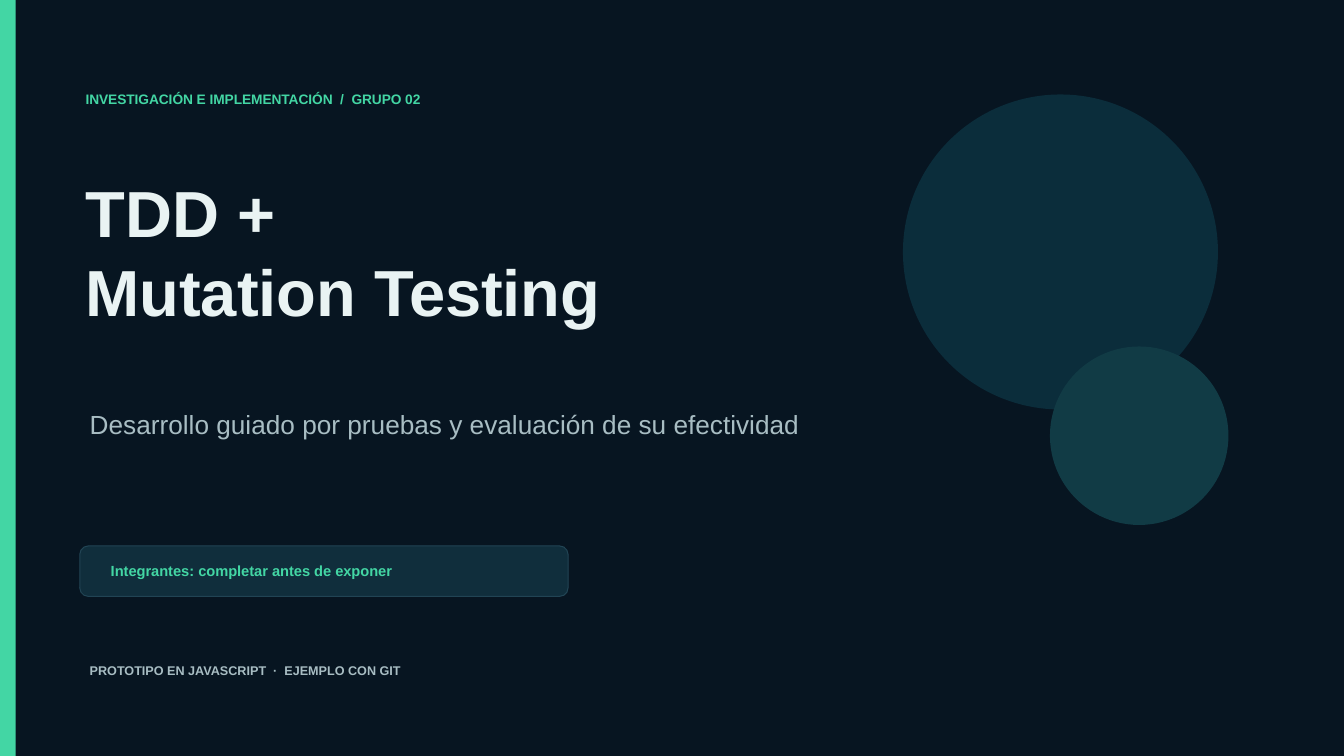
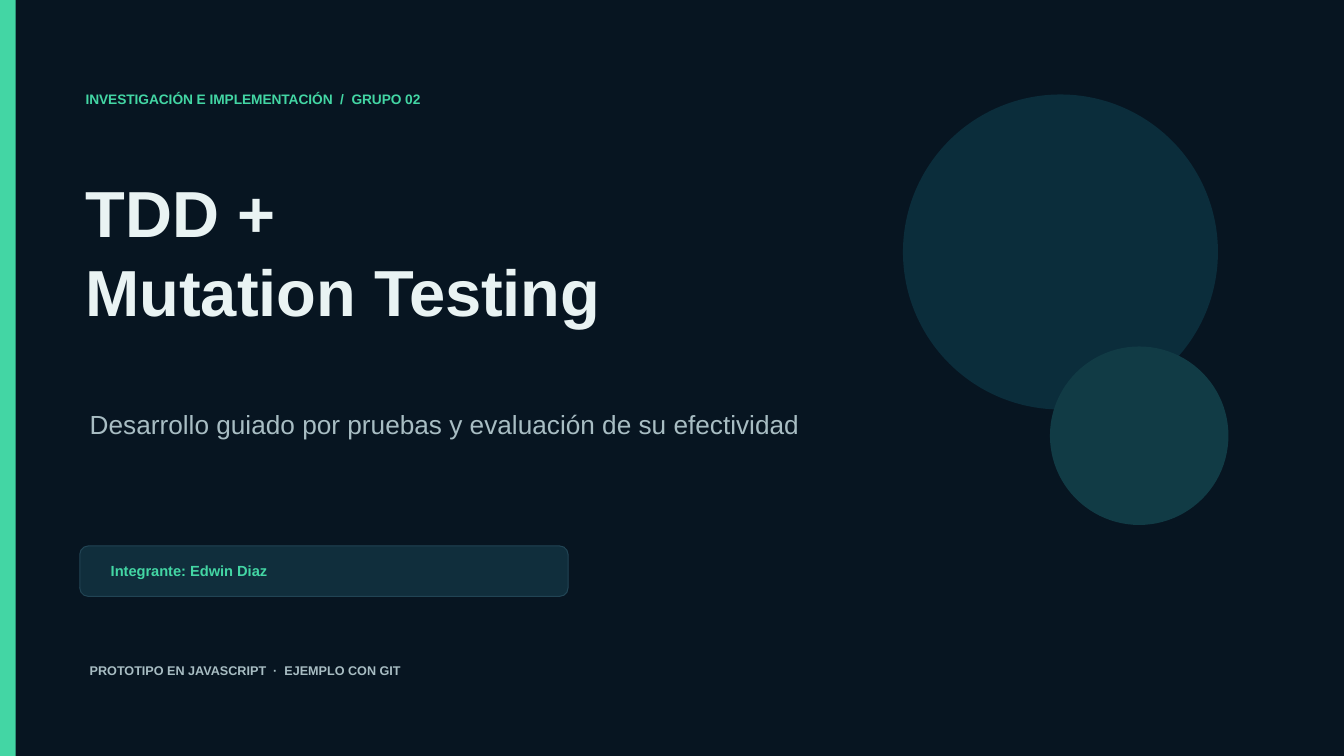
Before and after one commit to edwin2025andres-source/taller-config-git-tuusuario, a slide deck: slide 1 of output/presentations/TDD_Mutation_Testing_Grupo02.pptx. Drawn at 1344x756 pixels with LibreOffice and Linux fonts; fonts in the diff are those of the drawing. Boxes give left, top, right and bottom in pixels: in the first picture for what was removed or moved away, otherwise in the second. Text is boxed around its words. In the diff, an @@ line names an element or a change of style, - is before the commit and + after.

Commit message:
Actualiza integrante en portada de presentación

```diff
--- a/output/presentations/TDD_Mutation_Testing_Grupo02.pptx
+++ b/output/presentations/TDD_Mutation_Testing_Grupo02.pptx
@@ text at [111,565,267,579]: text changed @@
-Integrantes: completar antes de exponer
+Integrante: Edwin Diaz
```
